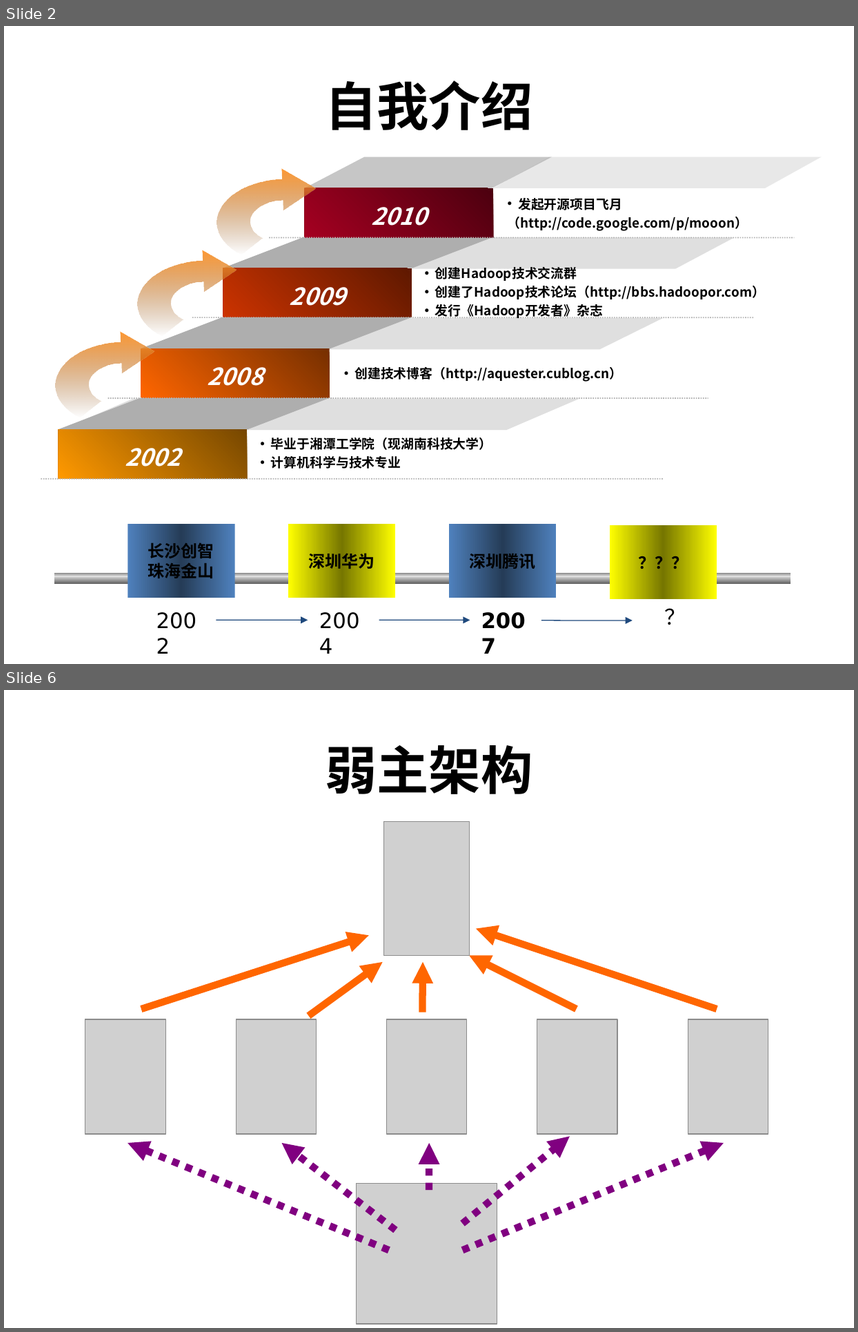
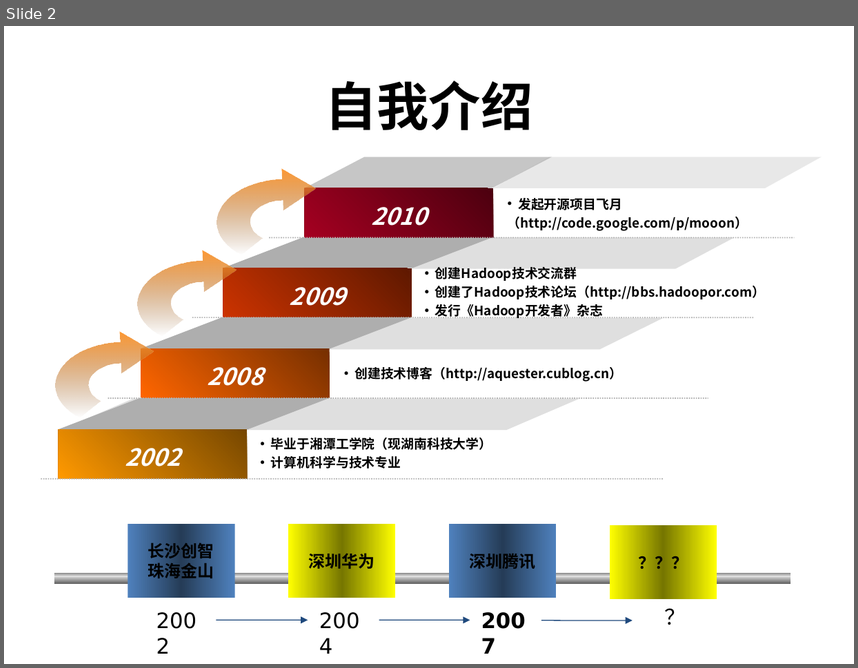
Before and after one commit to machicao2013/mooon, a slide deck: applications/lightfs/doc/lightFS-牺牲强一致性获得超高可用性和可靠性的磁盘级轻量分布式文件系统.ppt. Shown one above the other, each under a label of ours: slides 2 and 6 before the commit, slide 2 after it; the slides between them are not shown. The pictures are 858x1332 and 858x668 pixels, drawn with LibreOffice and Linux fonts; fonts in the diff are those of the drawing; grey boxes stand for pictures. Boxes give left, top, right and bottom in pixels: in the first picture for what was removed or moved away, otherwise in the second. Text is boxed around its words. In the diff, an @@ line names an element or a change of style, - is before the commit and + after.

```diff
--- a/applications/lightfs/doc/lightFS-牺牲强一致性获得超高可用性和可靠性的磁盘级轻量分布式文件系统.ppt
+++ b/applications/lightfs/doc/lightFS-牺牲强一致性获得超高可用性和可靠性的磁盘级轻量分布式文件系统.ppt
@@ slide 6 removed at [4,690,854,1328], background #FFFFFF @@
@@ title removed at [325,745,533,794] @@
-弱主架构
@@ picture removed at [384,822,470,955] @@
@@ arrow removed from (141, 1009) to (369, 935) @@
@@ arrow removed from (717, 1009) to (476, 929) @@
@@ arrow removed from (576, 1009) to (469, 955) @@
@@ arrow removed from (308, 1016) to (382, 962) @@
@@ arrow removed from (422, 1012) to (423, 962) @@
@@ picture removed at [85,1019,165,1134] @@
@@ picture removed at [236,1019,316,1134] @@
@@ picture removed at [386,1019,466,1134] @@
@@ picture removed at [537,1019,617,1134] @@
@@ picture removed at [688,1019,769,1134] @@
@@ arrow removed from (389, 1250) to (128, 1142) @@
@@ arrow removed from (396, 1230) to (282, 1142) @@
@@ arrow removed from (429, 1190) to (429, 1142) @@
@@ arrow removed from (462, 1223) to (569, 1136) @@
@@ arrow removed from (462, 1250) to (724, 1142) @@
@@ picture removed at [357,1183,497,1323] @@
```
Also in this commit, not shown: 10 other slides changed, 10 slides added, 14 other slides removed.
